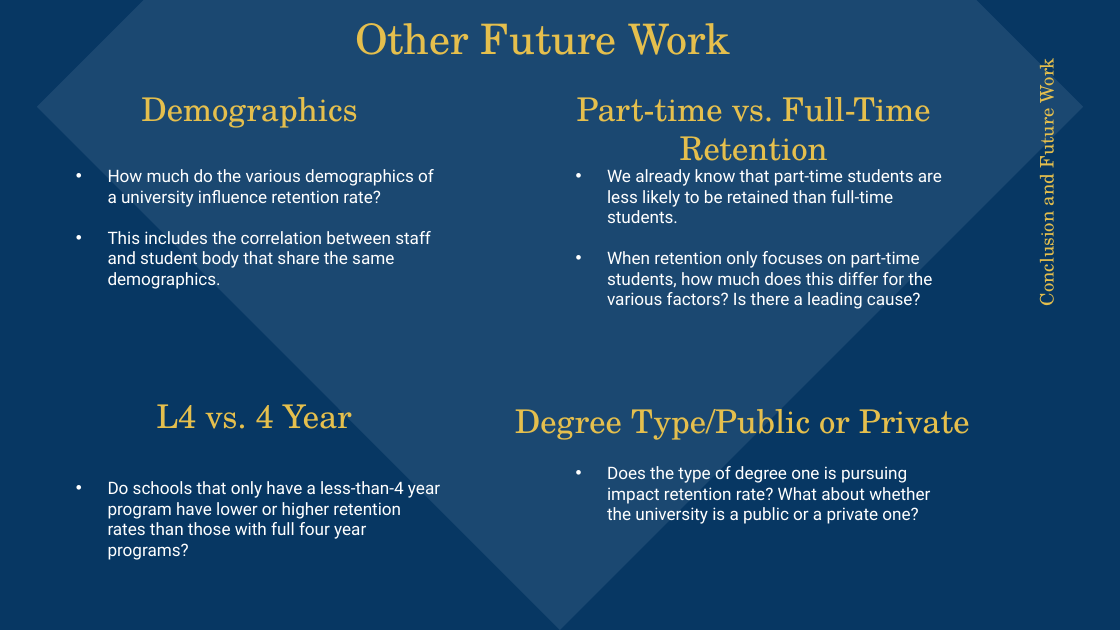
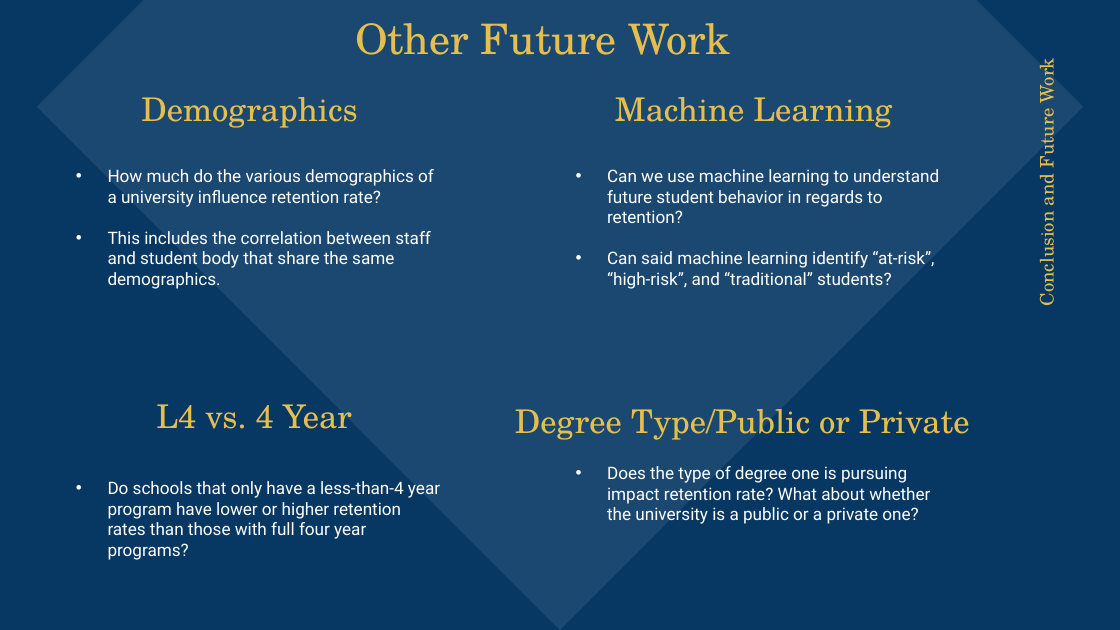
Before and after one commit to dimmediato/College_Scorecard_Data, a slide deck: slide 24 of Powerpoint/Slide Version.pptx. Drawn at 1120x630 pixels with LibreOffice and Linux fonts; fonts in the diff are those of the drawing. Boxes give left, top, right and bottom in pixels: in the first picture for what was removed or moved away, otherwise in the second. Text is boxed around its words. In the diff, an @@ line names an element or a change of style, - is before the commit and + after.

Commit message:
Added a "machine learning" to "future works"

```diff
--- a/Powerpoint/Slide Version.pptx
+++ b/Powerpoint/Slide Version.pptx
@@ title at [615,97,892,128]: text changed @@
-Part-time vs. Full-Time Retention
+Machine Learning
@@ subtitle at [607,169,939,289]: text changed @@
-• We already know that part-time students are less likely to be retained than full-time students.
-• When retention only focuses on part-time students, how much does this differ for the various factors? Is there a leading cause?
+• Can we use machine learning to understand future student behavior in regards to retention?
+• Can said machine learning identify “at-risk”, “high-risk”, and “traditional” students?
```
Also in this commit, not shown: 1 other slide changed.
